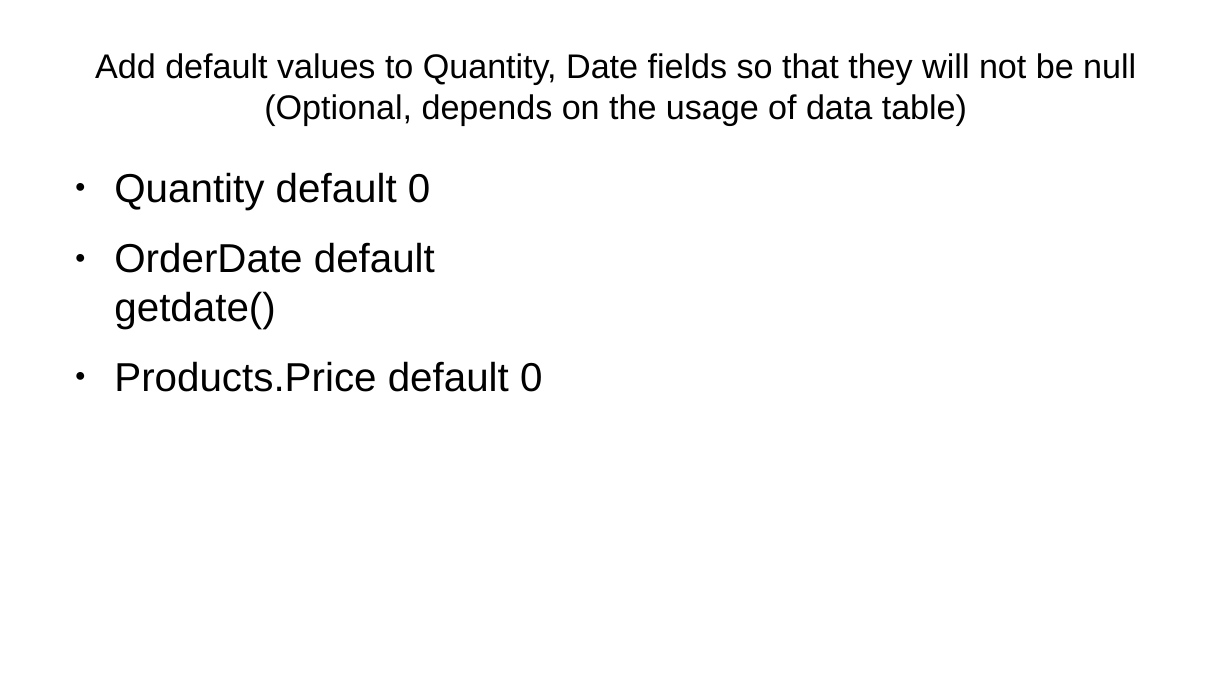
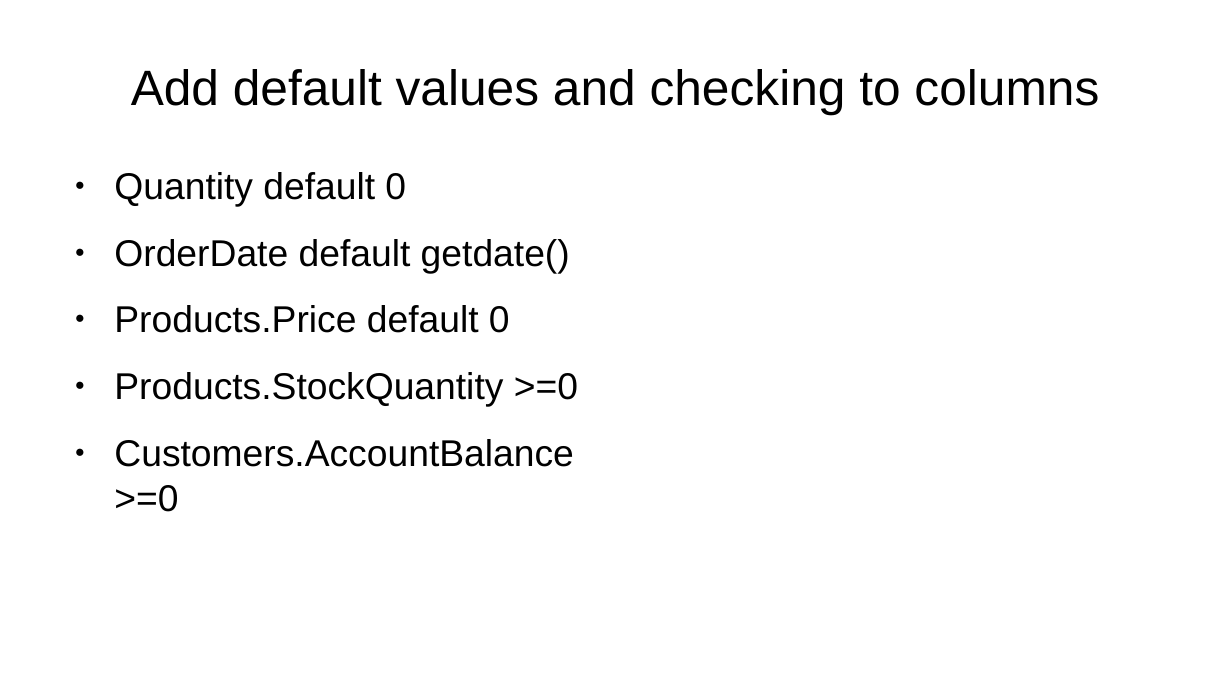
Before and after one commit to philchan2008/customerOrderDatabase, a slide deck: slide 14 of Presentation.odp (slide 13 before the commit). Drawn at 1232x693 pixels with LibreOffice and Linux fonts; fonts in the diff are those of the drawing. Boxes give left, top, right and bottom in pixels: in the first picture for what was removed or moved away, otherwise in the second. Text is boxed around its words. In the diff, an @@ line names an element or a change of style, - is before the commit and + after.

Commit message:
+ added async trigger update on AccountBal and StockQty + Split address into separated table * use Money type instead of decimal(18,2) to prevent rounding issue, i.e. 10/3 => 3.33333 * update creditdebigflag into +1, -1 for easier calculation + add checking on price, stockqty which must be >= 0 * changed reporting stored procedure to table function to replace sp and views * aligned TransactionXXX field name + added service broker checking SQL

```diff
--- a/Presentation.odp
+++ b/Presentation.odp
@@ title at box(131, 69, 1099, 114): text changed; size 22 to 32 pt @@
-Add default values to Quantity, Date fields so that they will not be null
-(Optional, depends on the usage of data table)
+Add default values and checking to columns
@@ text at box(114, 172, 570, 333): size 26 to 24.1 pt in "Quantity default 0", "OrderDate default getdate()", "Products.Price default 0" @@
@@ text at box(114, 372, 578, 512): paragraphs added @@
+● Products.StockQuantity >=0
+● Customers.AccountBalance >=0
```
Also in this commit, not shown: 8 other slides changed, 5 slides added, 7 slides removed, 8 other files.
